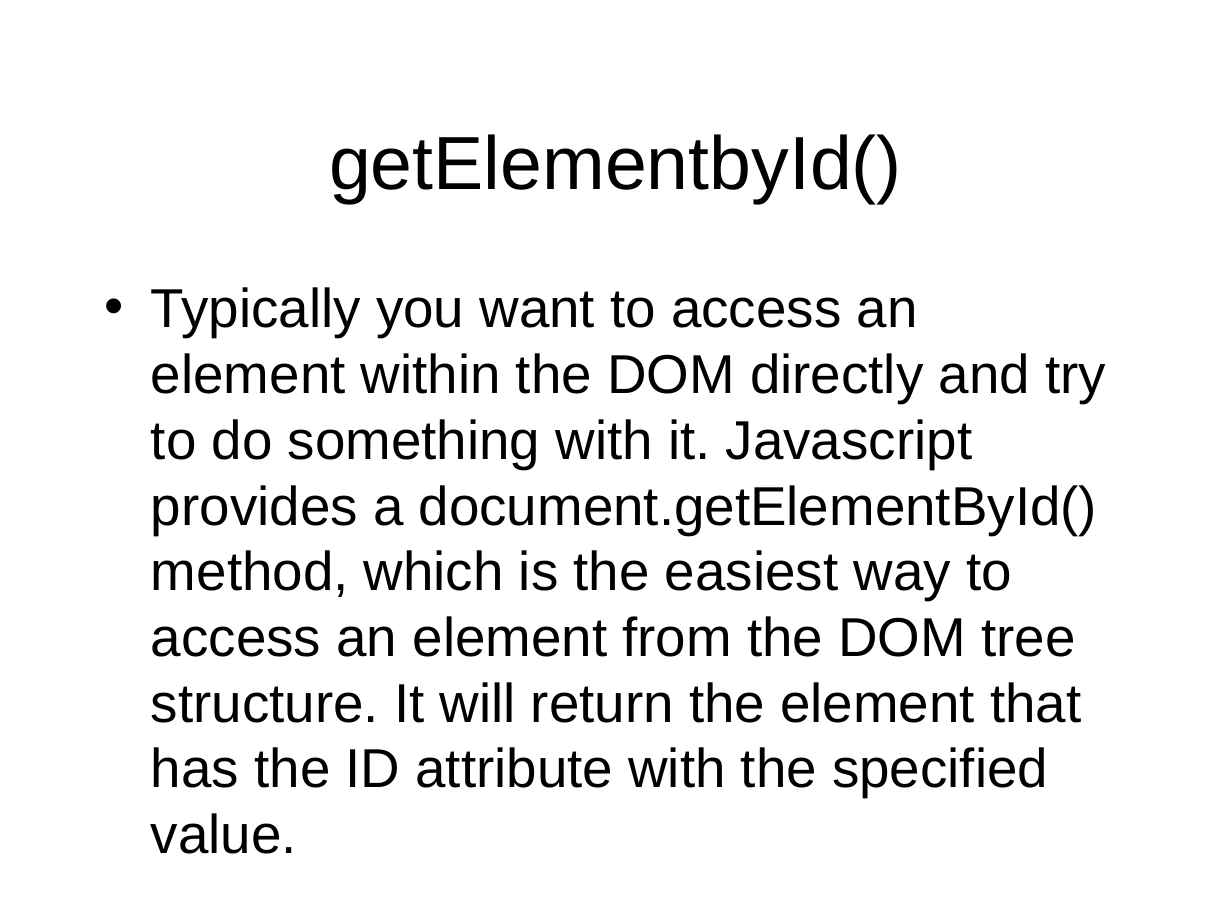
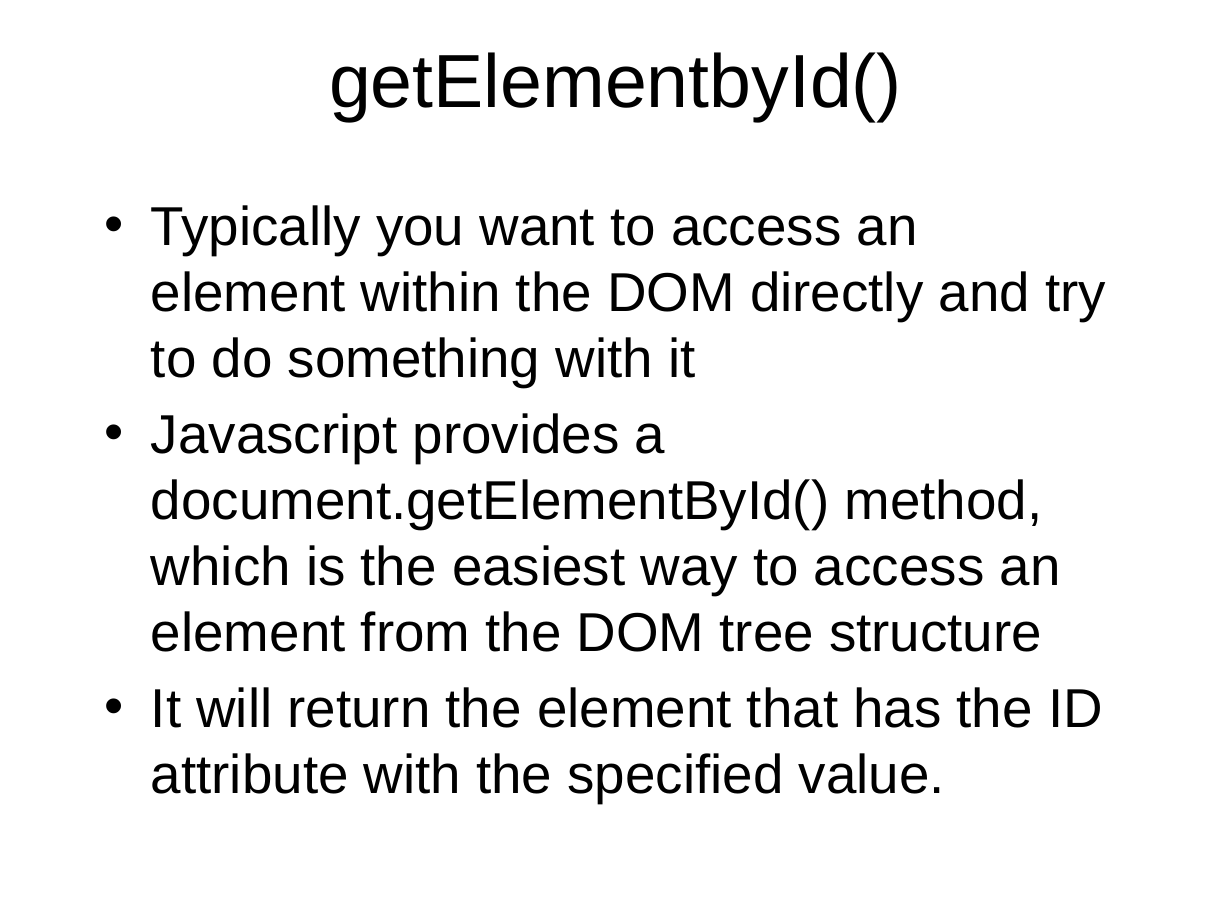
Before and after one commit to octaviordz/zjnu2017.github.io, a slide deck: slide 15 of WAD/lectures/140--Objects.and.DOM.pptx (slide 11 before the commit). Drawn at 1232x924 pixels with LibreOffice and Linux fonts; fonts in the diff are those of the drawing. Boxes give left, top, right and bottom in pixels: in the first picture for what was removed or moved away, otherwise in the second. Text is boxed around its words. In the diff, an @@ line names an element or a change of style, - is before the commit and + after.

```diff
--- a/WAD/lectures/140--Objects.and.DOM.pptx
+++ b/WAD/lectures/140--Objects.and.DOM.pptx
@@ title "getElementbyId()": place and size @@
-title "getElementbyId()" at [329, 134, 902, 203]
+title "getElementbyId()" at [329, 52, 902, 121]
@@ text at [151, 205, 1106, 803]: text changed @@
-• Typically you want to access an element within the DOM directly and try to do something with it. Javascript provides a document.getElementById() method, which is the easiest way to access an element from the DOM tree structure. It will return the element that has the ID attribute with the specified value.
+• Typically you want to access an element within the DOM directly and try to do something with it
+• Javascript provides a document.getElementById() method, which is the easiest way to access an element from the DOM tree structure
+• It will return the element that has the ID attribute with the specified value.
```
Also in this commit, not shown: 10 other slides changed, 4 slides added, 3 other files.
